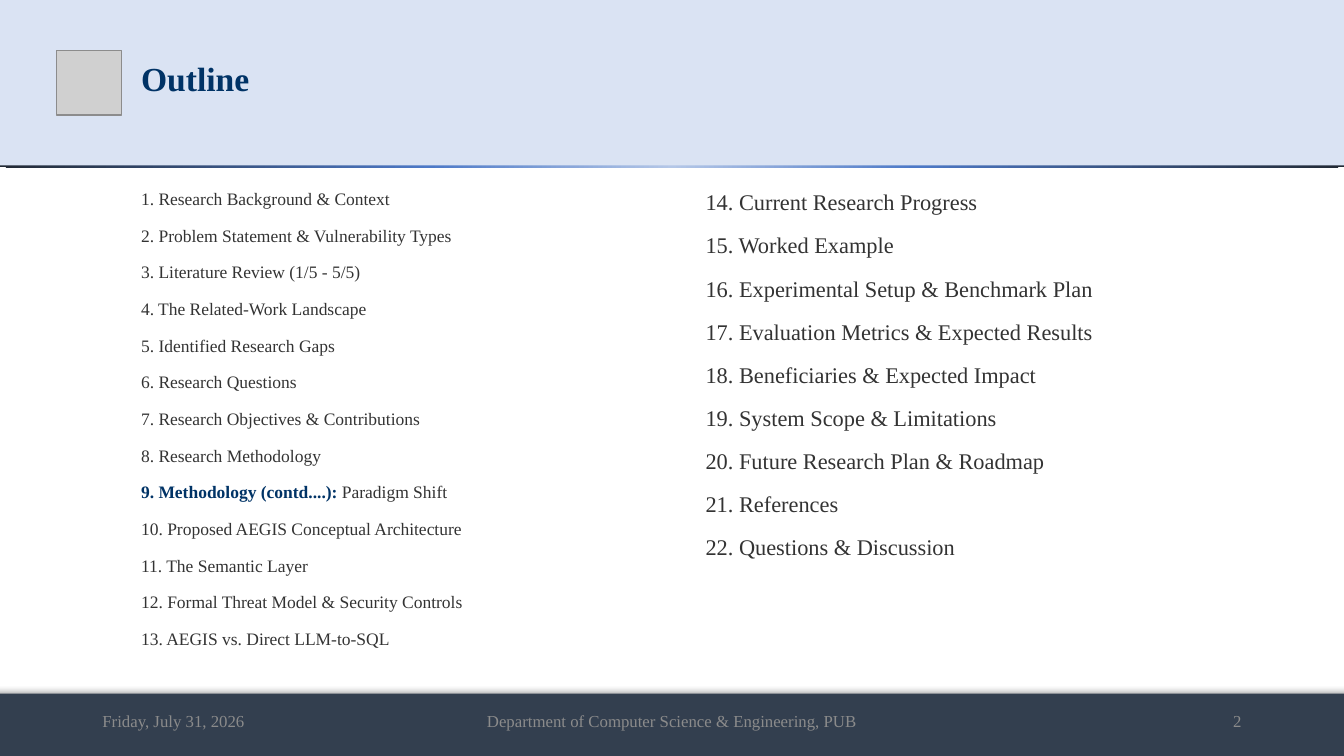
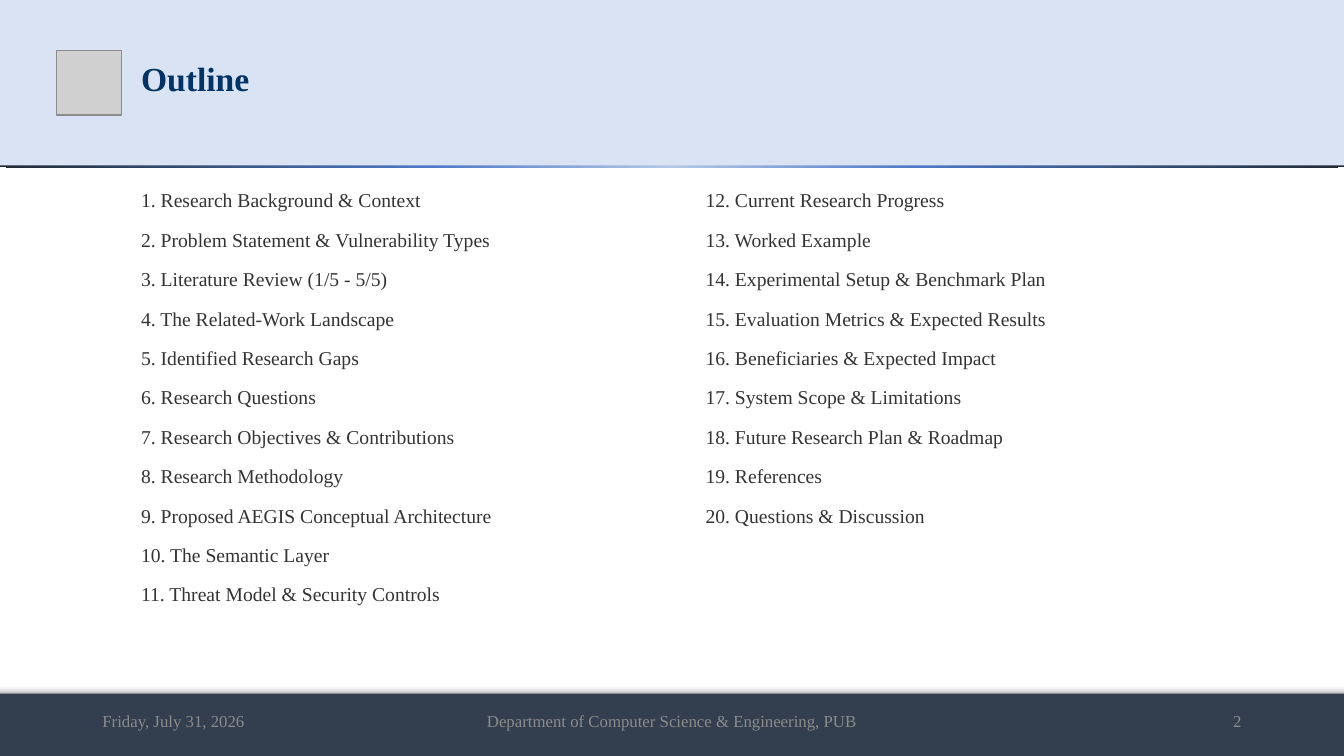
Before and after one commit to md-riaz/AEGIS-Research, a slide deck: slide 2 of docs/scripts/Md_Riaz_Mid_Defense_Final_0322310105101024.pptx. Drawn at 1344x756 pixels with LibreOffice and Linux fonts; fonts in the diff are those of the drawing; grey boxes stand for pictures. Boxes give left, top, right and bottom in pixels: in the first picture for what was removed or moved away, otherwise in the second. Text is boxed around its words. In the diff, an @@ line names an element or a change of style, - is before the commit and + after.

```diff
--- a/docs/scripts/Md_Riaz_Mid_Defense_Final_0322310105101024.pptx
+++ b/docs/scripts/Md_Riaz_Mid_Defense_Final_0322310105101024.pptx
@@ text at <box>141,193,490,488</box>: size 12.5 to 14 pt in "1. Research Background & Context", "2. Problem Statement & Vulnerability Types", "3. Literature Review (1/5 - 5/5)", "4. The Related-Work Landscape" and 4 more places @@
@@ text at <box>706,193,1046,526</box>: text changed; size 16 to 14 pt @@
-14. Current Research Progress
-15. Worked Example
-16. Experimental Setup & Benchmark Plan
-17. Evaluation Metrics & Expected Results
-18. Beneficiaries & Expected Impact
-19. System Scope & Limitations
-20. Future Research Plan & Roadmap
-21. References
-22. Questions & Discussion
+12. Current Research Progress
+13. Worked Example
+14. Experimental Setup & Benchmark Plan
+15. Evaluation Metrics & Expected Results
+16. Beneficiaries & Expected Impact
+17. System Scope & Limitations
+18. Future Research Plan & Roadmap
+19. References
+20. Questions & Discussion
@@ text at <box>141,509,491,605</box>: text changed; size 12.5 to 14 pt @@
-9. Methodology (contd....): Paradigm Shift
-10. Proposed AEGIS Conceptual Architecture
-11. The Semantic Layer
-12. Formal Threat Model & Security Controls
-13. AEGIS vs. Direct LLM-to-SQL
+9. Proposed AEGIS Conceptual Architecture
+10. The Semantic Layer
+11. Threat Model & Security Controls
```
Also in this commit, not shown: 21 other slides changed, 1 slide removed, 1 other file.
